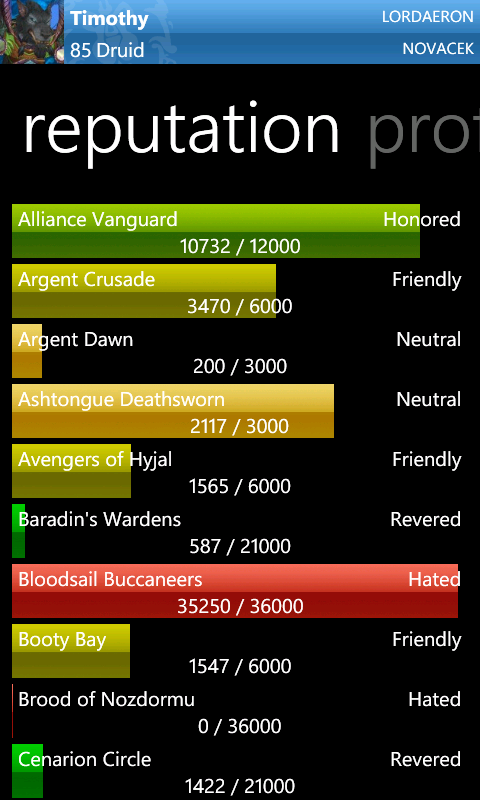
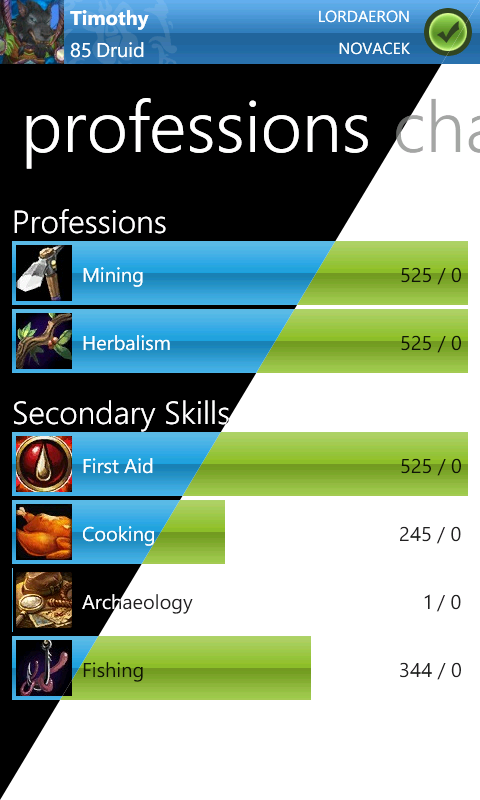
Comparing the layer stacks of the two 480px x 800px images. Changes:
added group "Theme" with 2 layers in group "English" over [0, 0, 480, 800]
added layer "Dark Blue" (2nd of 2, in "English" › "Theme") in group "Theme" over [0, 0, 480, 800]
added layer "Light Green" (2nd of 2, in "English" › "Theme") in group "Theme" over [0, 0, 480, 800]
hid group "Character" (2 layers) over [0, 0, 480, 800]
